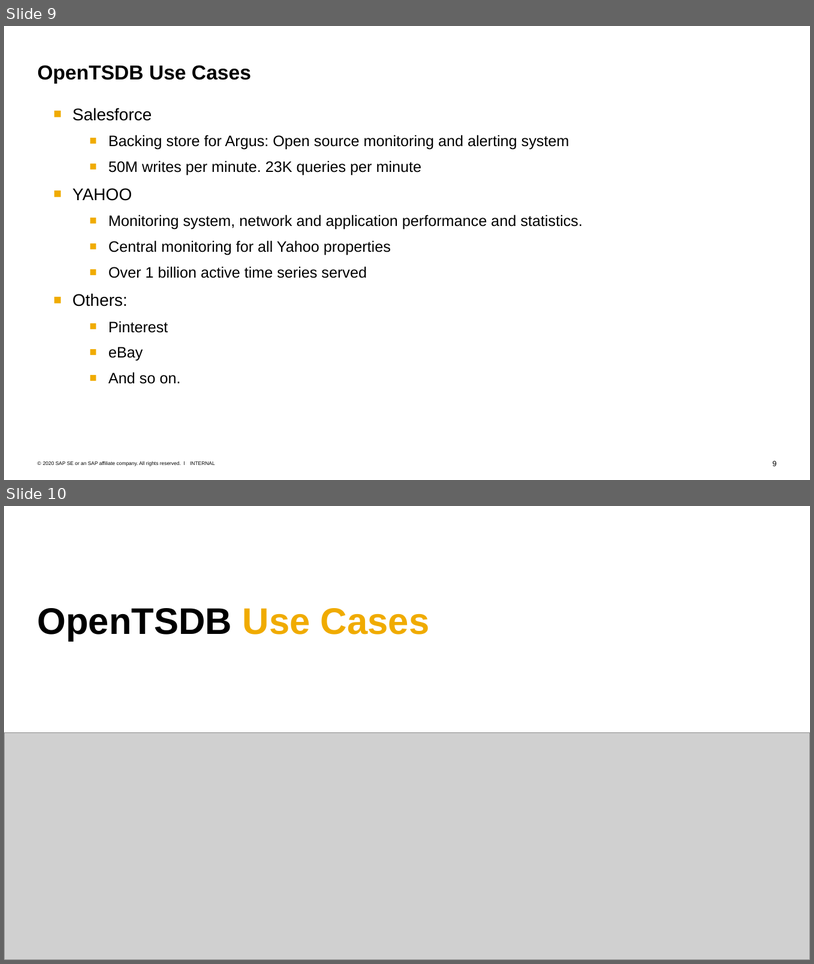
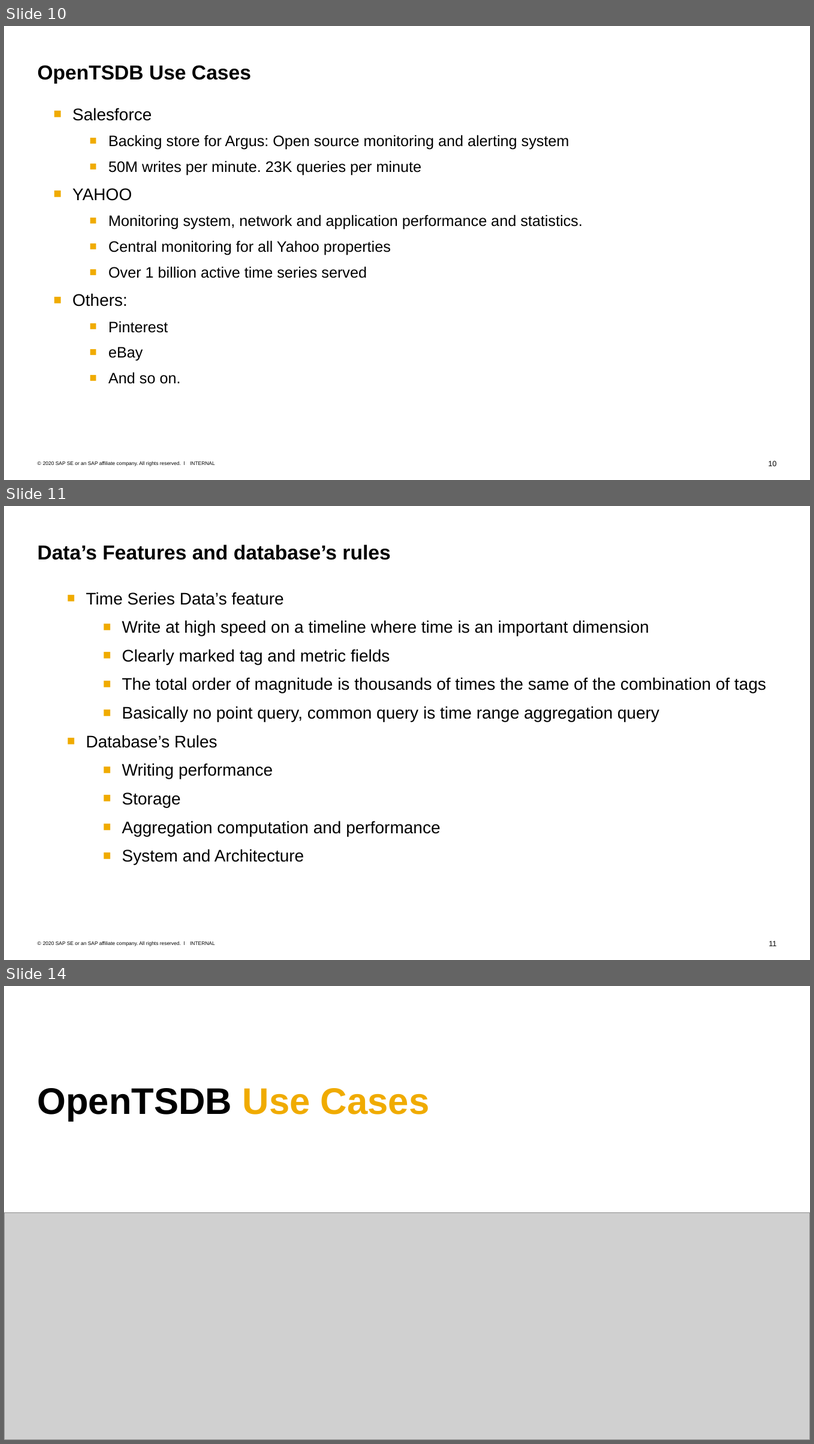
Before and after one commit to Voidkai/Survey_on_NoSQL, a slide deck: NoSQL/The_Survey_On_OpenTSDB.pptx. Shown one above the other, each under a label of ours: slides 9 and 10 before the commit, slides 10, 11 and 14 after it; the slides between them are not shown. The pictures are 814x964 and 814x1444 pixels, drawn with LibreOffice and Linux fonts; fonts in the diff are those of the drawing; grey boxes stand for pictures. Boxes give left, top, right and bottom in pixels: in the first picture for what was removed or moved away, otherwise in the second. Text is boxed around its words. In the diff, an @@ line names an element or a change of style, - is before the commit and + after.

```diff
--- a/NoSQL/The_Survey_On_OpenTSDB.pptx
+++ b/NoSQL/The_Survey_On_OpenTSDB.pptx
@@ slide 11 added at [4, 506, 810, 960], background #FFFFFF; not listed: 3 template elements that a slide beside it also shows @@
@@ title added at [38, 544, 390, 560], 24 pt, text #000000, bold @@
+Data’s Features and database’s rules
@@ text added at [86, 592, 767, 864], 20 pt, text #000000 @@
+■ Time Series Data’s feature
+  ■ Write at high speed on a timeline where time is an important dimension
+  ■ Clearly marked tag and metric fields
+  ■ The total order of magnitude is thousands of times the same of the combination of tags
+  ■ Basically no point query, common query is time range aggregation query
+■ Database’s Rules
+  ■ Writing performance
+  ■ Storage
+  ■ Aggregation computation and performance
+  ■ System and Architecture
@@ what was slide 9 is now slide 10 @@
@@ page number at [768, 460, 777, 466]: text changed @@
-9
+10
@@ what was slide 10 is now slide 14 @@
```
Also in this commit, not shown: 3 slides changed, 3 other slides added.
